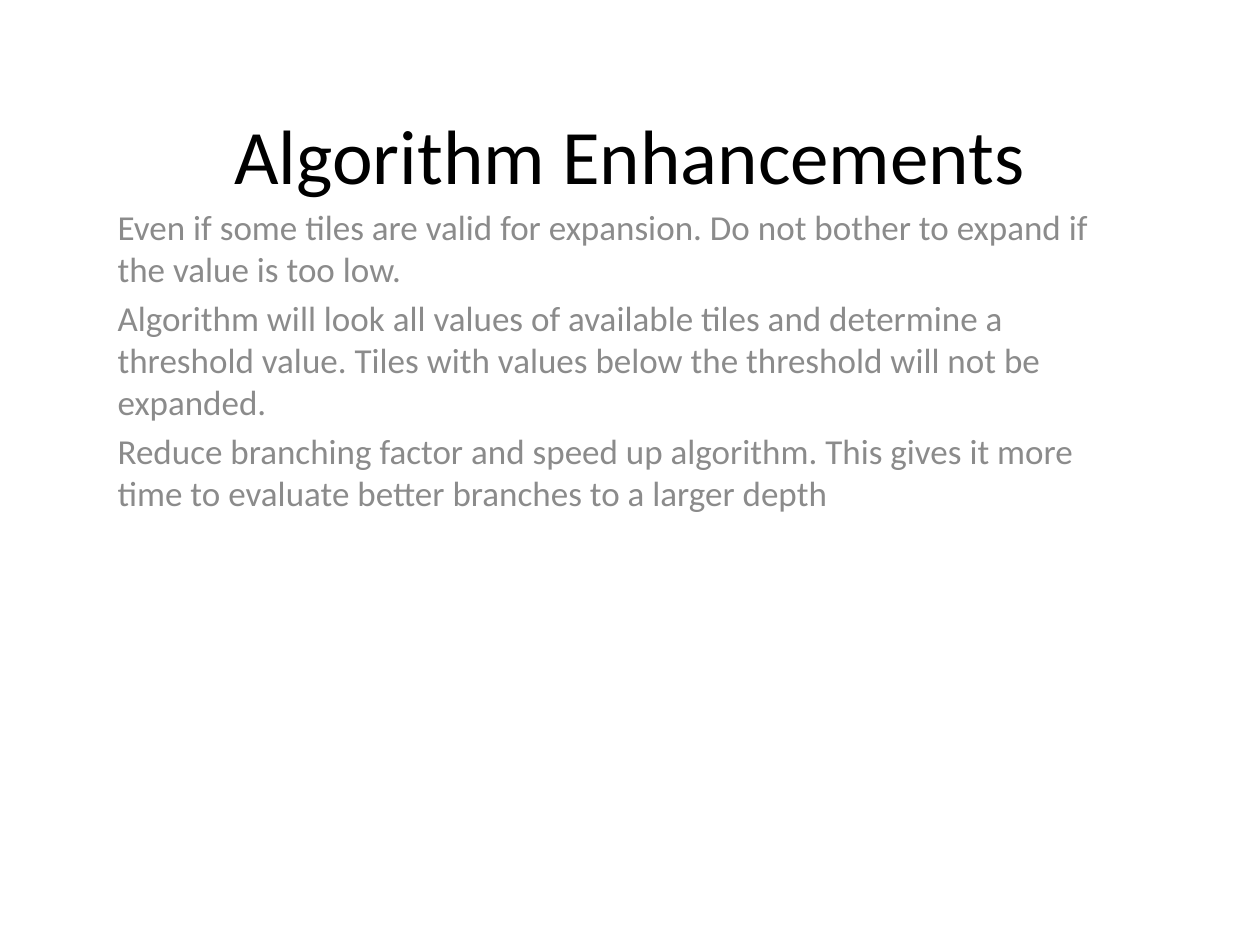
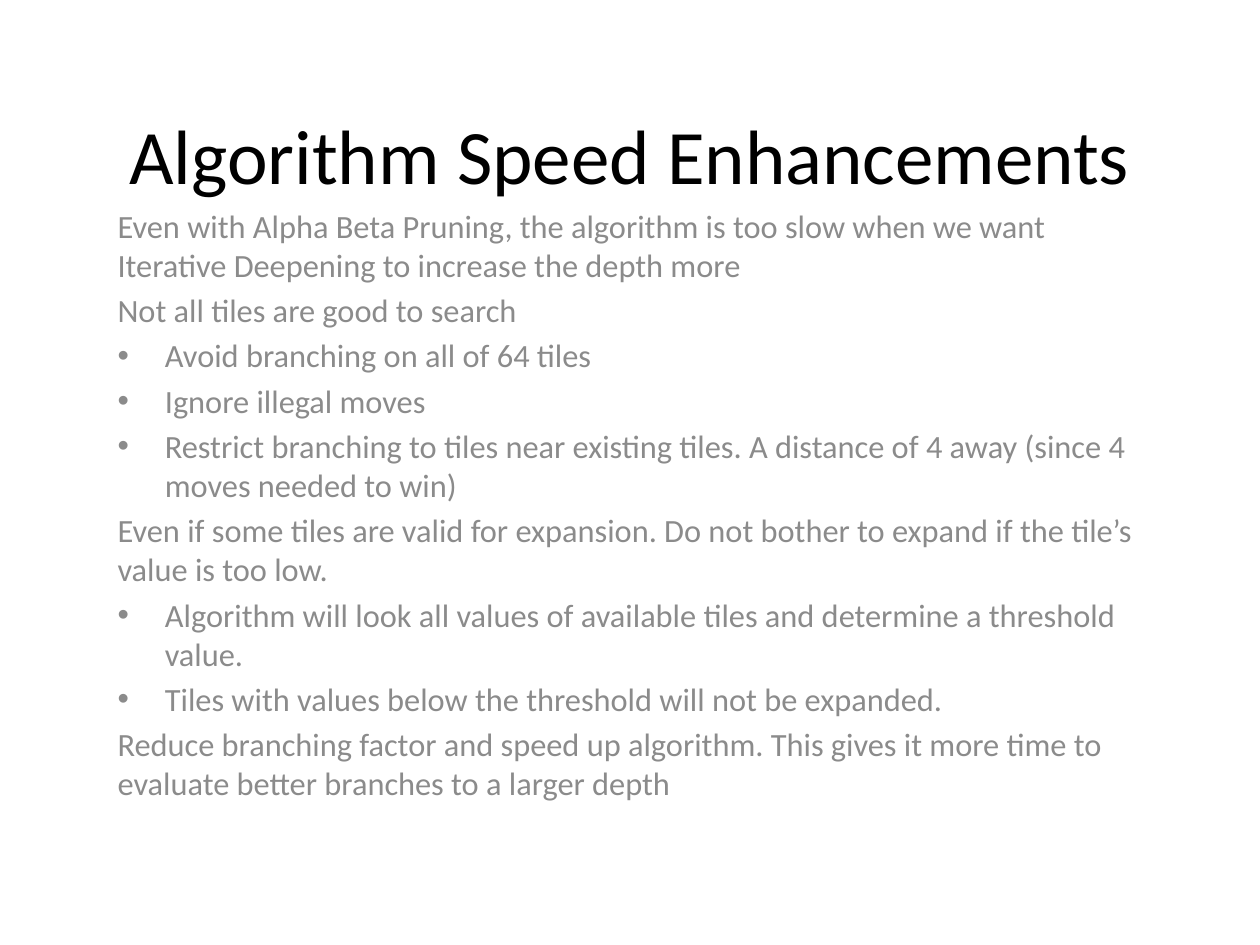
Before and after one commit to yangjiao2/271AIgame, a slide deck: slide 10 of Presentation.pptx (slide 9 before the commit). Drawn at 1260x945 pixels with LibreOffice and Linux fonts; fonts in the diff are those of the drawing. Boxes give left, top, right and bottom in pixels: in the first picture for what was removed or moved away, otherwise in the second. Text is boxed around its words. In the diff, an @@ line names an element or a change of style, - is before the commit and + after.

Commit message:
almost done with presentation, please look over and
still need to add more pictures

```diff
--- a/Presentation.pptx
+++ b/Presentation.pptx
@@ title at (129,130,1129,198): text changed @@
-Algorithm Enhancements
+Algorithm Speed Enhancements
@@ subtitle at (118,215,1131,716): text changed; size 20 to 18.5 pt @@
-Even if some tiles are valid for expansion. Do not bother to expand if the value is too low.
-Algorithm will look all values of available tiles and determine a threshold value. Tiles with values below the threshold will not be expanded.
+Even with Alpha Beta Pruning, the algorithm is too slow when we want Iterative Deepening to increase the depth more
+Not all tiles are good to search
+• Avoid branching on all of 64 tiles
+• Ignore illegal moves
+• Restrict branching to tiles near existing tiles. A distance of 4 away (since 4 moves needed to win)
+Even if some tiles are valid for expansion. Do not bother to expand if the tile’s value is too low.
+• Algorithm will look all values of available tiles and determine a threshold value.
+• Tiles with values below the threshold will not be expanded.
@@ subtitle at (118,733,1102,762): size 20 to 18.5 pt in "Reduce branching factor and speed up algorithm. ..." @@
```
Also in this commit, not shown: 8 other slides changed.
